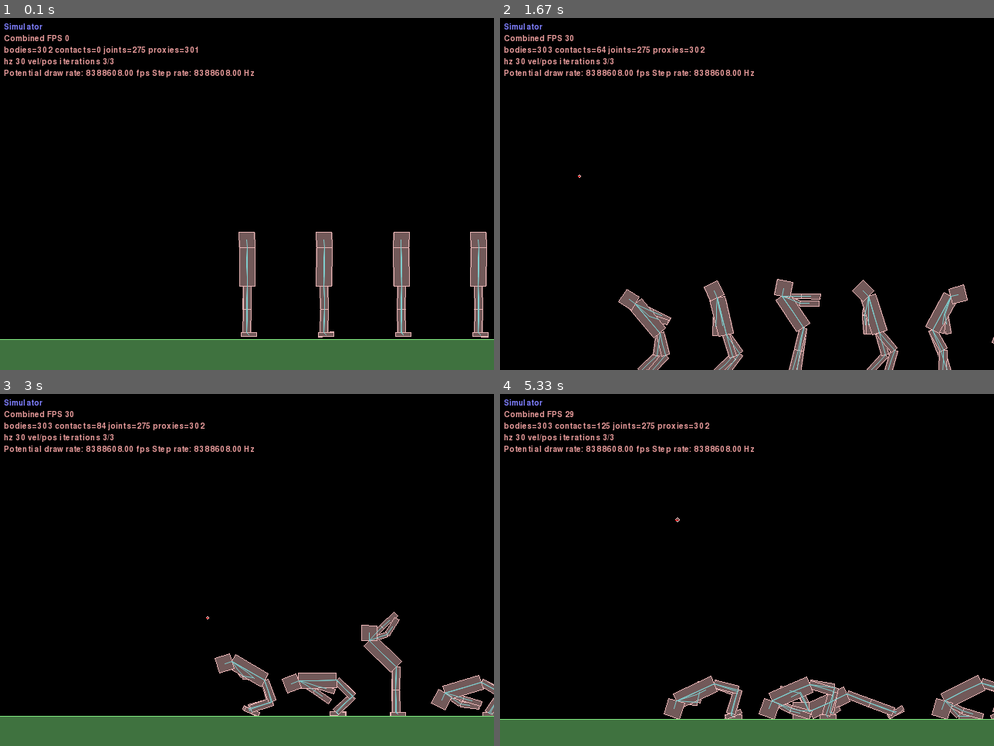
Above: before the commit, frames 1-4 (two rows, left to right).
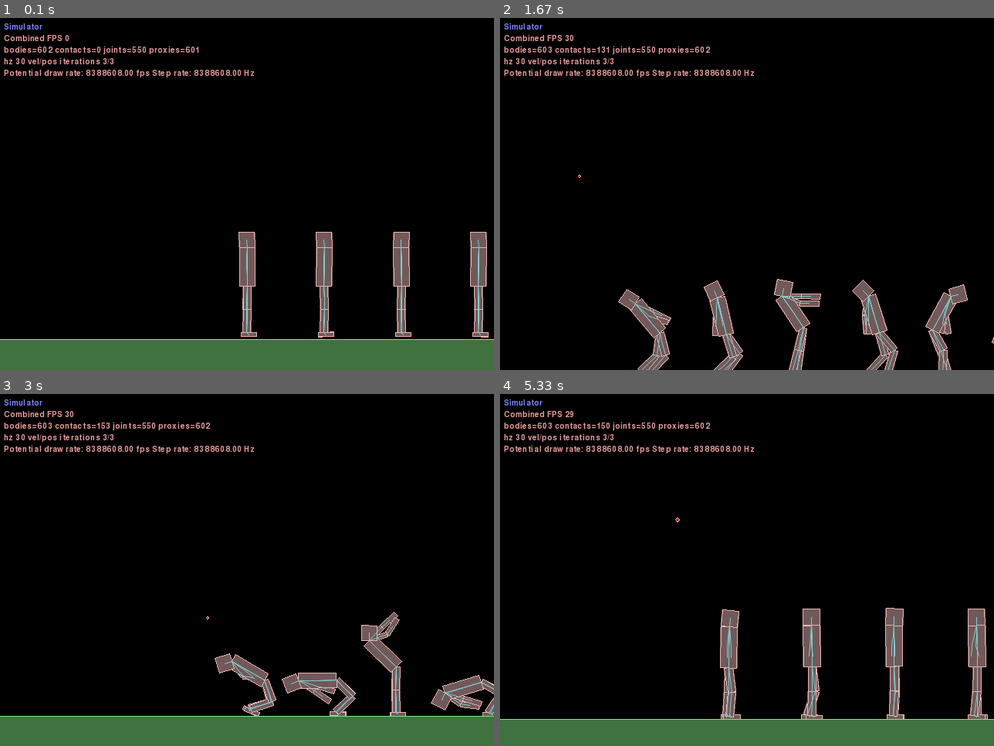
Above: after the commit, the same moments.

Repository: BradfordC/Walkers
Game: pygame game, started from simulator.py
Same seed, same stepped clock (60 frames per second), same inputs: the game is played once before the commit and once after it.
Inputs (mouse positions are in pixels of both pictures, inside the frame that each line leads up to):
- Up to frame 1 (0.1 s): no input
- Up to frame 2 (1.67 s): hold Right 0.33-0.8 s; move the mouse to (727, 201) at 0.37 s; hold Up 0.88-1.18 s; move the mouse to (747, 208) at 0.92 s; tap Space at 0.95, 1.28, 1.58 s; tap Z at 1.03 s; hold Right from 1.22 s (still down); move the mouse to (796, 267) at 1.25 s; tap X at 1.37 s
- Up to frame 3 (3 s): release Right at 1.68 s; hold Left 1.72-2.25 s; move the mouse to (93, 647) at 1.75 s; tap Space at 1.78, 2.08, 2.35, 2.68, 2.98 s; hold Down 2.28-2.58 s; move the mouse to (306, 594) at 2.32 s; tap Z at 2.43 s; hold Left from 2.62 s (still down); move the mouse to (256, 436) at 2.65 s; tap X at 2.77 s
- Up to frame 4 (5.33 s): release Left at 3.02 s; click (722, 658) at 3.1 s; hold Up 3.38-3.75 s; move the mouse to (747, 605) at 3.42 s; tap Space at 3.45, 3.85, 4.15, 4.52, 4.92, 5.22 s; tap Z at 3.53, 5 s; hold Right 3.78-4.42 s; move the mouse to (934, 700) at 3.82 s; tap X at 3.93 s; hold Down 4.45-4.82 s; move the mouse to (677, 485) at 4.48 s; hold Left 4.85-5.32 s; move the mouse to (875, 527) at 4.88 s

The runs differ from the first frame. In frame 1, 0.2% of the frame differs, in the area x 7-41%, y 7-11%; in frame 2, 0.3%; in frame 3, 0.3%; in frame 4, 6.5%, in the area x 7-100%, y 7-93%.

Commit message:
Fix bug where walkers were not reset for each group of agents.

Diff:
--- a/learningSettings.py
+++ b/learningSettings.py
@@ -1,7 +1,7 @@
 from evolution import selection
 
 class learningSettings:
-    useGraphics = True
+    useGraphics = False
     useSimpleWalkers = False
 
     loadPopulation = False
@@ -12,7 +12,7 @@
 
     secondsPerRun = 5
     walkerCount = 1000
-    groupSize = 25
+    groupSize = 50
     numberOfGenerations = 100
     numberOfExperiments = 1
 
--- a/simulator.py
+++ b/simulator.py
@@ -122,6 +122,7 @@
             if(agent is None):
                 break
             agent.performance.history.append(self.walkerList[i].getTorsoPosition())
+        self.resetWalkers()
         self.groupsElapsed += 1
         self.secondsElapsed = 0
 
@@ -153,7 +154,6 @@
                                                  learningSettings.foodCount,
                                                  learningSettings.foodUses,
                                                  learningSettings.foodEnergy)
-        self.resetWalkers()
         self.generationsElapsed += 1
         self.groupsElapsed = 0
 
